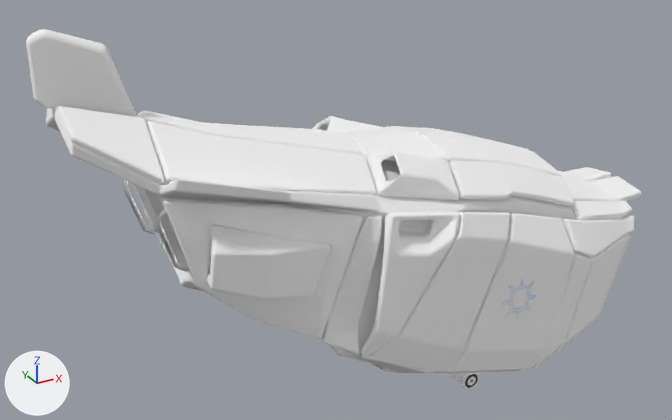
The glTF model Assets/Models/Submarines/Mini Sub/miniSub06.glb: old version first, new version second.
Camera for both pictures: a camera (50 mm lens) standing at (-9.95, -13.87, 9.07) and looking at (-2.04, 0.5, 1.89). Every picture has the same lights, and +X, +Y and +Z are marked at lower left. The picture after the commit comes second. Objects named as collision shapes, trigger or cutter boxes, shadow casters or lower levels of detail are left out. Where no turn or scale is listed for an object, it has been applied to the vertices.

In view in the first picture: 'Armor Plates', 'Body', 'CameraBase', 'CameraBase.001', 'Door', 'Outlet', 'Outlet.001', 'Pipe2', 'cameraContainer'.
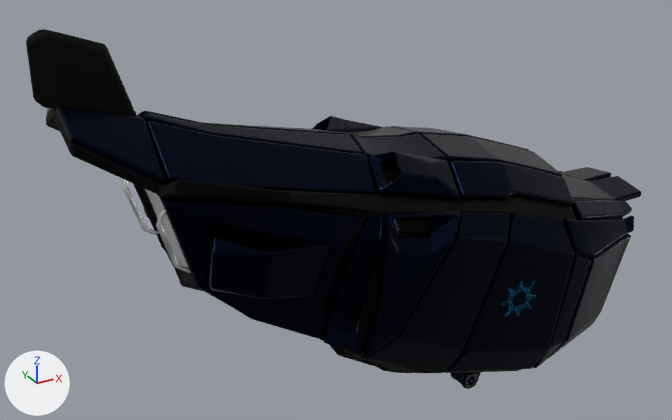
Where the change shows, as pixel boxes [x1, y1, x2, y2] in the pictures (672 x 420 px):
```json
{"object": "Armor Plates", "change": "surface changed", "before": [47, 106, 641, 373], "after": [47, 106, 641, 373], "on screen": "white to black"}
{"object": "Body", "change": "surface changed", "before": [26, 29, 623, 373], "after": [26, 29, 623, 373]}
{"object": "Outlet", "change": "surface changed", "before": [144, 209, 330, 299], "after": [144, 209, 330, 299], "on screen": "white to black"}
{"object": "Outlet.001", "change": "surface changed", "before": [312, 116, 459, 200], "after": [312, 116, 459, 200], "on screen": "white to black"}
{"object": "CameraBase.001", "change": "surface changed", "before": [464, 373, 478, 388], "after": [464, 373, 478, 388]}
{"object": "CameraBase", "change": "surface changed", "before": [451, 372, 481, 389], "after": [451, 372, 481, 389]}
{"object": "cameraContainer", "change": "surface changed", "before": [453, 372, 464, 384], "after": [453, 372, 464, 384]}
```

The change, as JSON lines over the scene's bpy script:
```json
{"op": "add", "block": "img_armorplatesnormal", "code": ["img_armorplatesnormal = load_image('armorPlatesNormal', '_unpacked/armorPlatesNormal', 1024, 1024, 'Non-Color')"]}
{"block": "mat_camerabase", "where": "n0 = _N.new('ShaderNodeBsdfPrincipled'); n0.name = 'Principled BSDF'"}
{"op": "set", "path": "n0.inputs[0].default_value", "old": "(1.0, 1.0, 1.0, 1.0)", "new": "(0.0128, 0.0127, 0.0127, 1.0)", "note": "'Base Color', white #ffffff -> 'Base Color', black #1e1e1e"}
{"op": "add", "block": "mat_camerabase", "code": "n0.inputs[1].default_value = 1.0  # 'Metallic'"}
{"op": "set", "path": "n0.inputs[2].default_value", "old": "1.0", "new": "0.684", "note": "'Roughness'"}
{"op": "add", "block": "mat_camerabase", "code": "n2 = _N.new('ShaderNodeNormalMap'); n2.name = 'Normal Map'"}
{"op": "add", "block": "mat_camerabase", "code": "n2.uv_map = 'UVMap'"}
{"op": "add", "block": "mat_camerabase", "code": "n3 = _N.new('ShaderNodeTexImage'); n3.name = 'Image Texture'"}
{"op": "add", "block": "mat_camerabase", "code": "n3.image = img_armorplatesnormal"}
{"op": "add", "block": "mat_camerabase", "code": "_L.new(n2.outputs[0], n0.inputs[5])  # 'Normal' to 'Normal'"}
{"op": "add", "block": "mat_camerabase", "code": "_L.new(n3.outputs[0], n2.inputs[1])  # 'Color' to 'Color'"}
{"block": "mat_armor_plates", "where": "n0 = _N.new('ShaderNodeBsdfPrincipled'); n0.name = 'Principled BSDF'"}
{"op": "set", "path": "n0.inputs[0].default_value", "old": "(1.0, 1.0, 1.0, 1.0)", "new": "(0.00373, 0.00551, 0.0162, 1.0)", "note": "'Base Color', white #ffffff -> 'Base Color', black #0c1122"}
{"op": "set", "path": "n0.inputs[2].default_value", "old": "1.0", "new": "0.276", "note": "'Roughness'"}
{"op": "add", "block": "mat_armor_plates", "code": "n2 = _N.new('ShaderNodeNormalMap'); n2.name = 'Normal Map'"}
{"op": "add", "block": "mat_armor_plates", "code": "n2.uv_map = 'UVMap'"}
{"op": "add", "block": "mat_armor_plates", "code": "n3 = _N.new('ShaderNodeTexImage'); n3.name = 'Image Texture'"}
{"op": "add", "block": "mat_armor_plates", "code": "n3.image = img_armorplatesnormal"}
{"op": "add", "block": "mat_armor_plates", "code": "_L.new(n2.outputs[0], n0.inputs[5])  # 'Normal' to 'Normal'"}
{"op": "add", "block": "mat_armor_plates", "code": "_L.new(n3.outputs[0], n2.inputs[1])  # 'Color' to 'Color'"}
```
